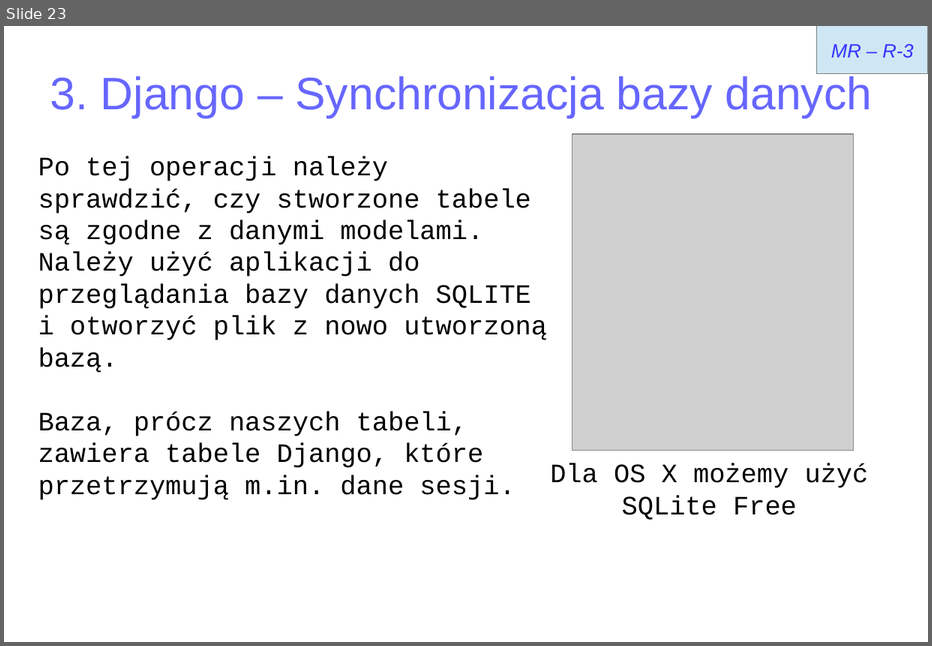
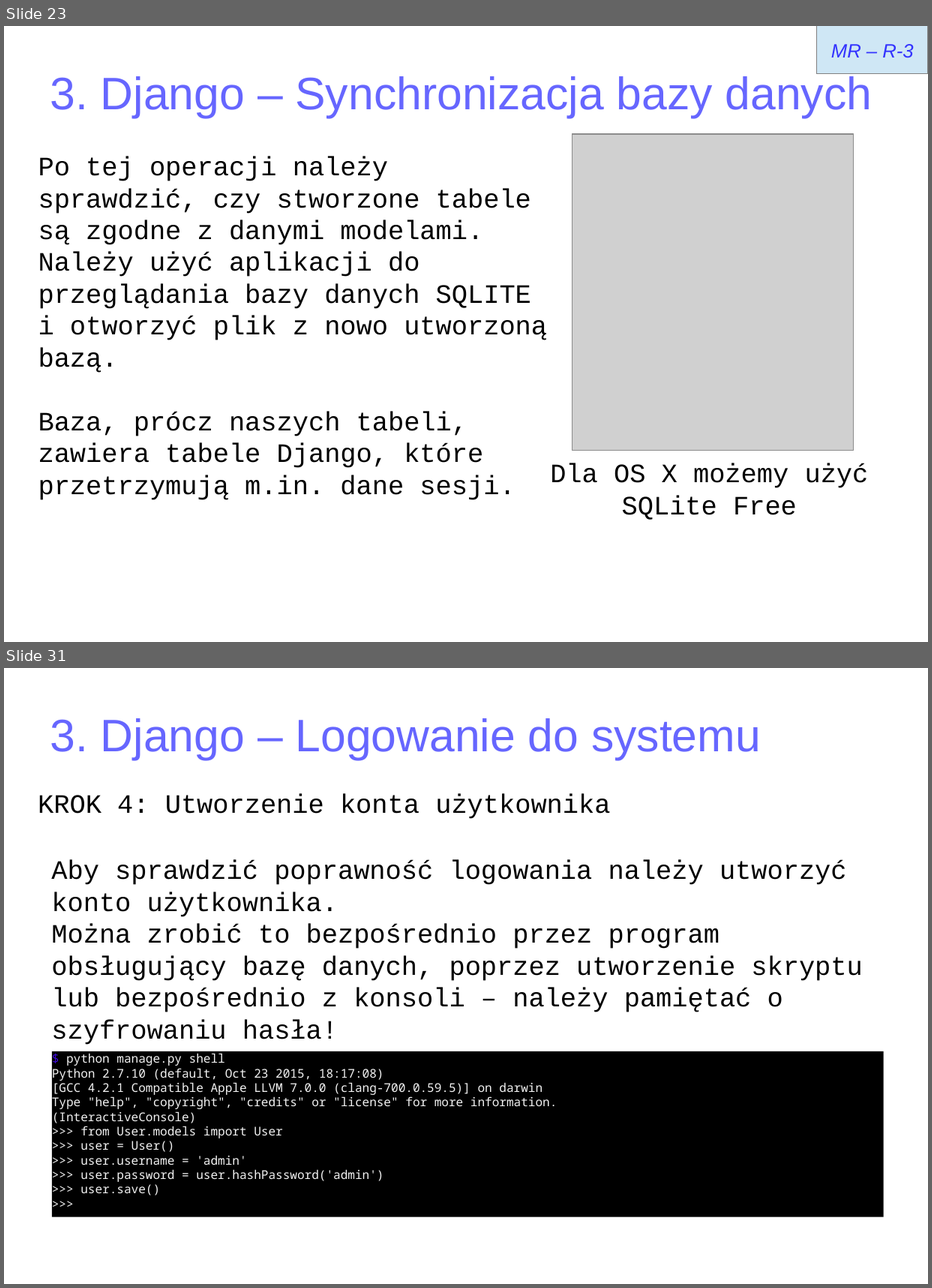
Before and after one commit to matulik/reinyzagam, a slide deck: Docs/presentation.odp. Shown one above the other, each under a label of ours: slide 23 before the commit, slides 23 and 31 after it; the slides between them are not shown. The pictures are 932x646 and 932x1288 pixels, drawn with LibreOffice and Linux fonts; fonts in the diff are those of the drawing; grey boxes stand for pictures. Boxes give left, top, right and bottom in pixels: in the first picture for what was removed or moved away, otherwise in the second. Text is boxed around its words. In the diff, an @@ line names an element or a change of style, - is before the commit and + after.

```diff
--- a/Docs/presentation.odp
+++ b/Docs/presentation.odp
@@ slide 31 added at (4, 668, 928, 1284), background #FFFFFF @@
@@ title added at (50, 718, 761, 760), 37.7 pt, text #6666FF @@
+3. Django – Logowanie do systemu
@@ text added at (38, 794, 610, 819), 22 pt, text #000000 @@
+KROK 4: Utworzenie konta użytkownika
@@ text added at (51, 860, 862, 1012), 22 pt, text #000000 @@
+Aby sprawdzić poprawność logowania należy utworzyć konto użytkownika.
+Można zrobić to bezpośrednio przez program obsługujący bazę danych, poprzez utworzenie skryptu lub bezpośrednio z konsoli – należy pamiętać o szyfrowaniu hasła!
@@ rectangle added at (52, 1051, 884, 1217), fill #000000, 10 pt, text #F2F2F2 @@
+$ python manage.py shell
+Python 2.7.10 (default, Oct 23 2015, 18:17:08)
+[GCC 4.2.1 Compatible Apple LLVM 7.0.0 (clang-700.0.59.5)] on darwin
+Type "help", "copyright", "credits" or "license" for more information.
+(InteractiveConsole)
+>>> from User.models import User
+>>> user = User()
+>>> user.username = 'admin'
+>>> user.password = user.hashPassword('admin')
+>>> user.save()
+>>>
```
Also in this commit, not shown: 3 slides changed, 8 other slides added, 6 other files.
